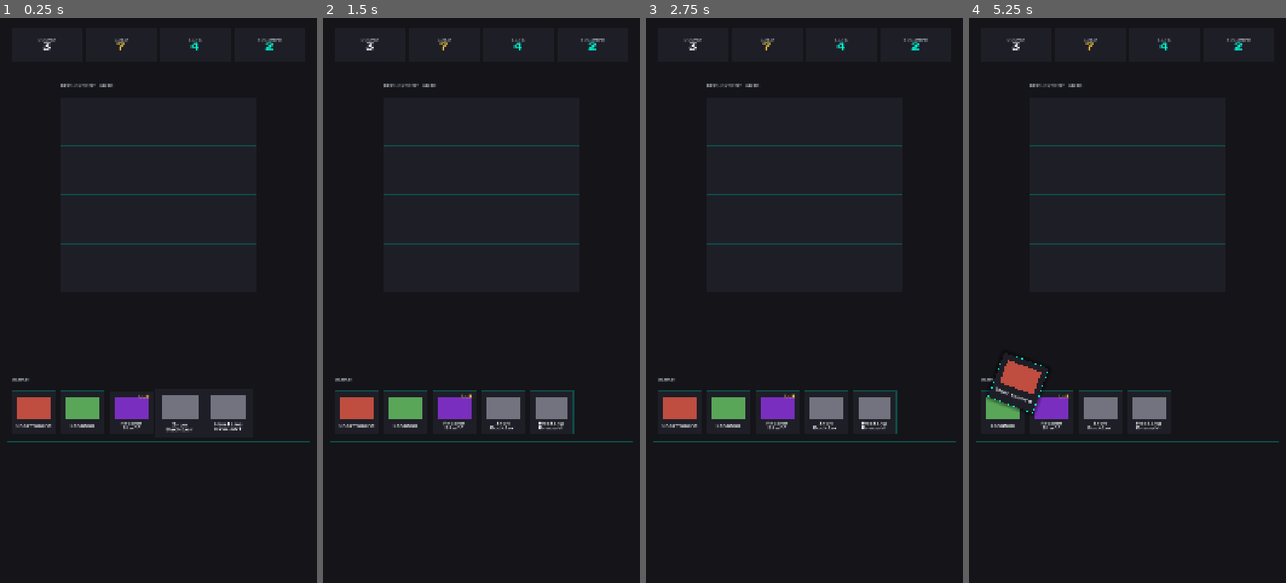
Above: before the commit, frames 1-4 (left to right).
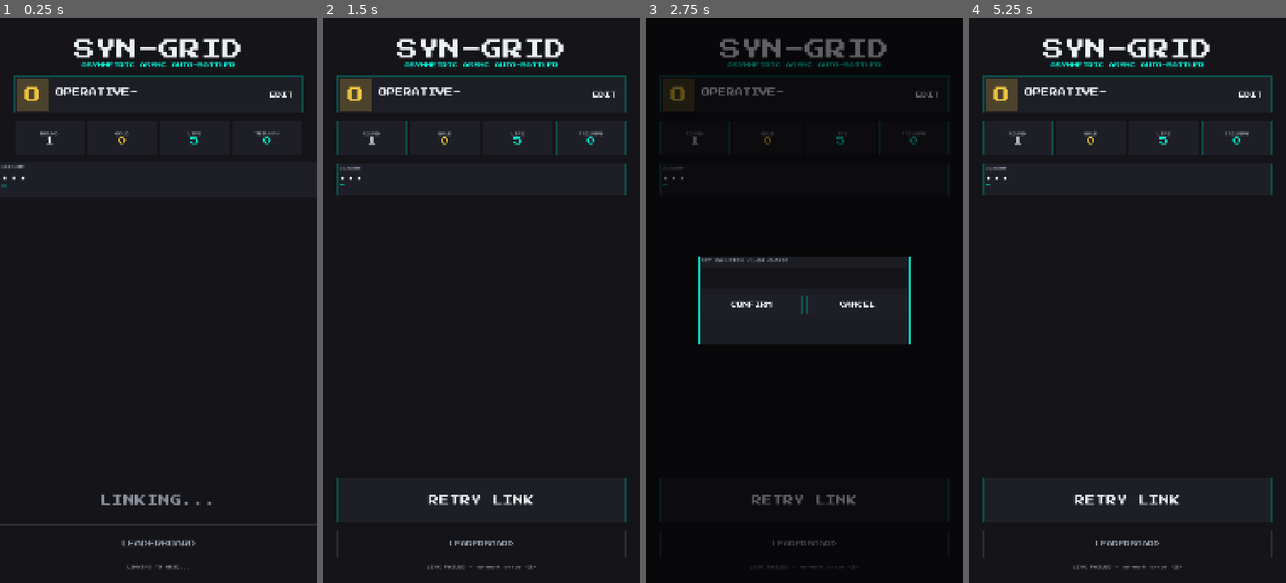
Above: after the commit, the same moments.

Repository: nomotomo/syn-grid-client
Game: Godot game, scene res://scenes/main_menu/MainMenu.tscn
The game is run twice, just before and just after one commit, with the same random seed, the same clock (stepped at 60 frames per second) and the same inputs. Before the commit the project starts from res://scenes/grid_prep/GridPrepPreviewHarness.tscn. Sound files missing from this copy of the repository are replaced by a short silence.
Inputs (mouse positions are in pixels of both pictures, inside the frame that each line leads up to):
- Up to frame 1 (0.25 s): no input
- Up to frame 2 (1.5 s): click (605, 97) at 0.5 s, where only the run after the commit has a clickable "EDIT"; click (535, 306) at 1.25 s, where only the run after the commit has a clickable "CANCEL"
- Up to frame 3 (2.75 s): click (928, 97) at 2 s, where only the run after the commit has a clickable "EDIT"
- Up to frame 4 (5.25 s): click (1073, 306) at 2.75 s, where only the run after the commit has a clickable "CONFIRM"; click (1251, 97) at 3.5 s, where only the run after the commit has a clickable "EDIT"; click (1073, 306) at 4.25 s, where only the run after the commit has a clickable "CONFIRM"; tap Enter at 5 s; drag from (1003, 413) to (1159, 176) at 5.02 s

The runs differ from the first frame. In frame 1, 7.4% of the frame differs, in the area x 0-100%, y 3-98%; in frame 2, 7.5%; in frame 3, 21%, in the area x 2-98%, y 1-98%; in frame 4, 7.3%.

Commit message:
feat(c3): main menu hub with session boot and GameState hydration
- MainMenu scene: bento layout with title block, player identity card,
  StatsHud strip, season rank card, and staggered elastic entry cascade
  per juice contract section 2 (no linear tweens anywhere)
- Session boot: persisted device UUID (user://device_id.txt), authenticate
  on ready, hydrate gold/token from response (int64-as-string handled),
  then fetch profile + active season; failed link degrades to RETRY
- Callsign popover: glassmorphic (permitted impermanent popover, contract
  section 1) update_profile round-trip with server re-read on confirm
- GameState: device id persistence, hydrate_from_auth, profile/season state
- ThemeBuilder: TitleLabel variation, Button disabled + LineEdit styling
- MainMenuPreviewHarness: offline fake-response screenshot mode plus
  SYNGRID_LIVE=1 real-server verification mode; verified both (live run
  authenticated, hydrated 10 gold, persisted same device id across runs)
- project.godot: main scene is now MainMenu

Diff:
--- a/project.godot
+++ b/project.godot
@@ -18,7 +18,7 @@
 config/description="Asymmetric asynchronous inventory management auto-battler"
 config/version="0.1.0"
 config/tags=PackedStringArray("mobile", "strategy", "auto-battler")
-run/main_scene="res://scenes/grid_prep/GridPrepPreviewHarness.tscn"
+run/main_scene="res://scenes/main_menu/MainMenu.tscn"
 config/features=PackedStringArray("4.7", "Mobile")
 config/icon="res://assets/sprites/ui/icon.svg"
 
--- /dev/null
+++ b/scenes/main_menu/MainMenu.gd
@@ -0,0 +1,280 @@
+class_name MainMenu
+extends Control
+
+# C3: Main Menu / Hub - bento layout, player stats card, season rank
+# (juice_manual.md screens table). Boots the session: authenticate with the
+# persisted device_id, hydrate GameState, then fetch profile + season.
+# Section 1 governs layout (opaque panels behind live numbers; the callsign
+# popover is the one permitted glassmorphic surface). Section 2 governs every
+# tween. No game logic lives here - all values render straight from server
+# responses.
+
+const GRID_PREP_SCENE_PATH: String = "res://scenes/grid_prep/GridPrepScene.tscn"
+
+# Entry cascade (contract section 2 card-pop rhythm, applied to bento panels).
+@export var entry_pop_duration: float = 0.12
+@export var entry_settle_duration: float = 0.06
+@export var entry_stagger_interval: float = 0.04
+
+# Button press feedback - squish then overshoot release, never linear.
+@export var press_squish_scale: float = 0.94
+@export var press_squish_duration: float = 0.05
+@export var press_release_duration: float = 0.10
+
+# Callsign popover pop-in/out.
+@export var popover_pop_duration: float = 0.16
+@export var popover_close_duration: float = 0.12
+
+@onready var _background: ColorRect = %Background
+@onready var _title_block: VBoxContainer = %TitleBlock
+@onready var _subtitle_label: Label = %SubtitleLabel
+@onready var _player_card: PanelContainer = %PlayerCard
+@onready var _avatar_rect: ColorRect = %AvatarRect
+@onready var _avatar_initial: Label = %AvatarInitial
+@onready var _name_label: Label = %NameLabel
+@onready var _player_id_label: Label = %PlayerIdLabel
+@onready var _edit_name_button: Button = %EditNameButton
+@onready var _stats_hud: StatsHud = %StatsHud
+@onready var _season_card: PanelContainer = %SeasonCard
+@onready var _season_name: Label = %SeasonName
+@onready var _season_rank: Label = %SeasonRank
+@onready var _season_countdown: Label = %SeasonCountdown
+@onready var _play_button: Button = %PlayButton
+@onready var _leaderboard_button: Button = %LeaderboardButton
+@onready var _status_label: Label = %StatusLabel
+@onready var _popover_backdrop: ColorRect = %PopoverBackdrop
+@onready var _name_popover: PanelContainer = %NameEditPopover
+@onready var _name_edit: LineEdit = %NameEdit
+@onready var _confirm_name_button: Button = %ConfirmNameButton
+@onready var _cancel_name_button: Button = %CancelNameButton
+@onready var _season_timer: Timer = %SeasonTimer
+
+var _authenticated: bool = false
+var _popover_tween: Tween = null
+
+func _ready() -> void:
+	theme = ThemeBuilder.get_theme()
+	_background.color = SynGridPalette.PANEL_BG
+	_subtitle_label.add_theme_color_override("font_color", SynGridPalette.ACCENT_TEAL)
+	_season_rank.add_theme_color_override("font_color", SynGridPalette.ACCENT_TEAL)
+	# Glass is permitted here: the callsign popover is an impermanent popover
+	# with no live numeric values on it (contract section 1).
+	_name_popover.add_theme_stylebox_override("panel", ThemeBuilder.build_panel_style(
+		SynGridPalette.BORDER_ACTIVE, Color(0.12, 0.12, 0.15, 0.88)))
+
+	ApiClient.authenticate_completed.connect(_on_authenticate_completed)
+	ApiClient.authenticate_failed.connect(_on_authenticate_failed)
+	ApiClient.get_profile_completed.connect(_on_get_profile_completed)
+	ApiClient.get_profile_failed.connect(_on_get_profile_failed)
+	ApiClient.get_active_season_completed.connect(_on_get_active_season_completed)
+	ApiClient.get_active_season_failed.connect(_on_get_active_season_failed)
+	ApiClient.update_profile_completed.connect(_on_update_profile_completed)
+	ApiClient.update_profile_failed.connect(_on_update_profile_failed)
+
+	_play_button.pressed.connect(_on_play_pressed)
+	_edit_name_button.pressed.connect(_on_edit_name_pressed)
+	_confirm_name_button.pressed.connect(_on_confirm_name_pressed)
+	_cancel_name_button.pressed.connect(func() -> void: _close_name_popover())
+	_name_edit.text_submitted.connect(func(_text: String) -> void: _on_confirm_name_pressed())
+	_popover_backdrop.gui_input.connect(_on_backdrop_input)
+	_season_timer.timeout.connect(_update_season_countdown)
+
+	_refresh_identity()
+	_stats_hud.refresh()
+	await _play_entry_cascade()
+	AudioManager.play_prep_bgm()
+	_begin_session()
+
+# -- Session boot / hydration --
+
+func _begin_session() -> void:
+	_set_status("LINKING TO GRID...")
+	_play_button.disabled = true
+	_play_button.text = "LINKING..."
+	ApiClient.authenticate(GameState.get_or_create_device_id())
+
+func _on_authenticate_completed(data: Dictionary) -> void:
+	GameState.hydrate_from_auth(data)
+	_authenticated = true
+	_stats_hud.refresh()
+	_refresh_identity()
+	_set_status("LINK ESTABLISHED")
+	_play_button.disabled = false
+	_play_button.text = "ENTER THE GRID"
+	_play_panel_pop(_play_button, 0)
+	ApiClient.get_profile()
+	ApiClient.get_active_season()
+
+func _on_authenticate_failed(code: int, reason: String) -> void:
+	_authenticated = false
+	_set_status("LINK FAILED - %s (%s)" % [reason, str(code)])
+	_play_button.disabled = false
+	_play_button.text = "RETRY LINK"
+
+# -- Profile --
+
+func _on_get_profile_completed(data: Dictionary) -> void:
+	GameState.display_name = String(data.get("display_name", ""))
+	GameState.avatar_id = String(data.get("avatar_id", ""))
+	_refresh_identity()
+
+func _on_get_profile_failed(_code: int, _reason: String) -> void:
+	_refresh_identity()
+
+func _refresh_identity() -> void:
+	var shown_name := GameState.display_name
+	if shown_name == "":
+		shown_name = "OPERATIVE-%s" % GameState.player_id.substr(0, 8).to_upper()
+	if _name_label.text != shown_name:
+		_name_label.text = shown_name
+		_play_panel_pop(_name_label, 0)
+	_player_id_label.text = GameState.player_id
+	_avatar_initial.text = shown_name.substr(0, 1).to_upper()
+	var tints: Array[Color] = [SynGridPalette.ACCENT_TEAL, SynGridPalette.ACCENT_PURPLE, SynGridPalette.GOLD]
+	var tint: Color = tints[abs(hash(GameState.avatar_id + shown_name)) % tints.size()]
+	_avatar_rect.color = Color(tint.r, tint.g, tint.b, 0.22)
+	_avatar_initial.add_theme_color_override("font_color", tint)
+
+# -- Season --
+
+func _on_get_active_season_completed(data: Dictionary) -> void:
+	GameState.season = {
+		"season_id": int(data.get("season_id", 0)),
+		"name": String(data.get("name", "")),
+		"ends_at_unix": int(str(data.get("ends_at_unix", "0"))),
+		"caller_rank": int(str(data.get("caller_rank", "0"))),
+	}
+	_season_name.text = String(GameState.season["name"]).to_upper()
+	var rank: int = GameState.season["caller_rank"]
+	_season_rank.text = ("RANK #%d" % rank) if rank > 0 else "UNRANKED"
+	_play_panel_pop(_season_name, 0)
+	_update_season_countdown()
+	_season_timer.start()
+
+func _on_get_active_season_failed(code: int, _reason: String) -> void:
+	GameState.season = {}
+	_season_name.text = "NO ACTIVE SEASON" if code == 404 else "SEASON LINK DOWN"
+	_season_rank.text = "-"
+	_season_countdown.text = ""
+	_season_timer.stop()
+
+func _update_season_countdown() -> void:
+	var ends_at: int = int(GameState.season.get("ends_at_unix", 0))
+	var remaining := ends_at - int(Time.get_unix_time_from_system())
+	if remaining <= 0:
+		_season_countdown.text = "SEASON ENDED"
+		_season_timer.stop()
+		return
+	var days := remaining / 86400
+	var hours := (remaining % 86400) / 3600
+	var minutes := (remaining % 3600) / 60
+	var seconds := remaining % 60
+	if days > 0:
+		_season_countdown.text = "ENDS IN %dD %02dH %02dM" % [days, hours, minutes]
+	else:
+		_season_countdown.text = "ENDS IN %02d:%02d:%02d" % [hours, minutes, seconds]
+
+# -- Callsign popover (update_profile round-trip) --
+
+func _on_edit_name_pressed() -> void:
+	_pulse(_edit_name_button)
+	_open_name_popover()
+
+func _open_name_popover() -> void:
+	_popover_backdrop.visible = true
+	_name_popover.visible = true
+	_name_edit.text = GameState.display_name
+	_name_popover.pivot_offset = _name_popover.size / 2.0
+	_kill_popover_tween()
+	_name_popover.scale = Vector2.ZERO
+	_popover_tween = create_tween()
+	_popover_tween.tween_property(_name_popover, "scale", Vector2(1.05, 1.05), popover_pop_duration) \
+		.set_ease(Tween.EASE_OUT).set_trans(Tween.TRANS_ELASTIC)
+	_popover_tween.tween_property(_name_popover, "scale", Vector2.ONE, entry_settle_duration) \
+		.set_ease(Tween.EASE_IN_OUT).set_trans(Tween.TRANS_BACK)
+	_name_edit.grab_focus()
+	_name_edit.caret_column = _name_edit.text.length()
+
+func _close_name_popover() -> void:
+	_kill_popover_tween()
+	_popover_tween = create_tween()
+	_popover_tween.tween_property(_name_popover, "scale", Vector2.ZERO, popover_close_duration) \
+		.set_ease(Tween.EASE_IN).set_trans(Tween.TRANS_BACK)
+	_popover_tween.tween_callback(func() -> void:
+		_name_popover.visible = false
+		_popover_backdrop.visible = false)
+
+func _on_confirm_name_pressed() -> void:
+	var new_name := _name_edit.text.strip_edges()
+	if new_name == "" or new_name == GameState.display_name:
+		_close_name_popover()
+		return
+	_confirm_name_button.disabled = true
+	ApiClient.update_profile(new_name, "")
+
+func _on_update_profile_completed(_data: Dictionary) -> void:
+	_confirm_name_button.disabled = false
+	_close_name_popover()
+	# Re-read from the server rather than trusting local text - the server may
+	# have rejected/normalised the name (1-24 chars, restricted charset).
+	ApiClient.get_profile()
+
+func _on_update_profile_failed(_code: int, reason: String) -> void:
+	_confirm_name_button.disabled = false
+	_set_status("CALLSIGN REJECTED - %s" % reason)
+
+func _on_backdrop_input(event: InputEvent) -> void:
+	if event is InputEventMouseButton and event.pressed:
+		_close_name_popover()
+
+# -- Navigation --
+
+func _on_play_pressed() -> void:
+	if not _authenticated:
+		_pulse(_play_button)
+		_begin_session()
+		return
+	await _pulse(_play_button).finished
+	get_tree().change_scene_to_file(GRID_PREP_SCENE_PATH)
+
+# -- Juice helpers (contract section 2) --
+
+# Bento reveal: every panel pops in with the shop-card cascade rhythm.
+func _play_entry_cascade() -> void:
+	var panels: Array[Control] = [_title_block, _player_card, _stats_hud,
+		_season_card, _play_button, _leaderboard_button]
+	for panel in panels:
+		panel.scale = Vector2.ZERO
+	# One frame so container layout assigns sizes; pivots must be centred or
+	# the pops look lopsided.
+	await get_tree().process_frame
+	for i in panels.size():
+		_play_panel_pop(panels[i], i)
+	await get_tree().create_timer(
+		panels.size() * entry_stagger_interval + entry_pop_duration + entry_settle_duration).timeout
+
+func _play_panel_pop(panel: Control, stagger_idx: int) -> void:
+	panel.pivot_offset = panel.size / 2.0
+	panel.scale = Vector2.ZERO
+	var tw := create_tween()
+	tw.tween_interval(stagger_idx * entry_stagger_interval)
+	tw.tween_property(panel, "scale", Vector2(1.1, 1.1), entry_pop_duration) \
+		.set_ease(Tween.EASE_OUT).set_trans(Tween.TRANS_ELASTIC)
+	tw.tween_property(panel, "scale", Vector2.ONE, entry_settle_duration) \
+		.set_ease(Tween.EASE_IN_OUT).set_trans(Tween.TRANS_BACK)
+
+func _pulse(control: Control) -> Tween:
+	control.pivot_offset = control.size / 2.0
+	var tw := create_tween()
+	tw.tween_property(control, "scale", Vector2(press_squish_scale, press_squish_scale),
+		press_squish_duration).set_ease(Tween.EASE_OUT).set_trans(Tween.TRANS_QUAD)
+	tw.tween_property(control, "scale", Vector2.ONE, press_release_duration) \
+		.set_ease(Tween.EASE_OUT).set_trans(Tween.TRANS_BACK)
+	return tw
+
+func _set_status(text: String) -> void:
+	_status_label.text = text
+
+func _kill_popover_tween() -> void:
+	if _popover_tween != null and _popover_tween.is_valid():
+		_popover_tween.kill()
--- /dev/null
+++ b/scenes/main_menu/MainMenu.tscn
@@ -0,0 +1,195 @@
+[gd_scene load_steps=3 format=3]
+
+[ext_resource type="Script" path="res://scenes/main_menu/MainMenu.gd" id="1"]
+[ext_resource type="PackedScene" path="res://scenes/ui/StatsHud.tscn" id="2"]
+
+[node name="MainMenu" type="Control"]
+anchor_right = 1.0
+anchor_bottom = 1.0
+script = ExtResource("1")
+
+[node name="Background" type="ColorRect" parent="."]
+unique_name_in_owner = true
+mouse_filter = 2
+anchor_right = 1.0
+anchor_bottom = 1.0
+color = Color(0.08, 0.08, 0.1, 1)
+
+[node name="Margin" type="MarginContainer" parent="."]
+anchor_right = 1.0
+anchor_bottom = 1.0
+theme_override_constants/margin_left = 48
+theme_override_constants/margin_top = 72
+theme_override_constants/margin_right = 48
+theme_override_constants/margin_bottom = 48
+
+[node name="Layout" type="VBoxContainer" parent="Margin"]
+theme_override_constants/separation = 28
+
+[node name="TitleBlock" type="VBoxContainer" parent="Margin/Layout"]
+unique_name_in_owner = true
+theme_override_constants/separation = 8
+
+[node name="TitleLabel" type="Label" parent="Margin/Layout/TitleBlock"]
+theme_type_variation = &"TitleLabel"
+horizontal_alignment = 1
+text = "SYN-GRID"
+
+[node name="SubtitleLabel" type="Label" parent="Margin/Layout/TitleBlock"]
+unique_name_in_owner = true
+theme_override_font_sizes/font_size = 18
+horizontal_alignment = 1
+text = "ASYMMETRIC ASYNC AUTO-BATTLER"
+
+[node name="PlayerCard" type="PanelContainer" parent="Margin/Layout"]
+unique_name_in_owner = true
+
+[node name="HBox" type="HBoxContainer" parent="Margin/Layout/PlayerCard"]
+theme_override_constants/separation = 24
+
+[node name="AvatarRect" type="ColorRect" parent="Margin/Layout/PlayerCard/HBox"]
+unique_name_in_owner = true
+custom_minimum_size = Vector2(110, 110)
+mouse_filter = 2
+color = Color(0, 0.96, 0.83, 0.22)
+
+[node name="AvatarInitial" type="Label" parent="Margin/Layout/PlayerCard/HBox/AvatarRect"]
+unique_name_in_owner = true
+anchor_right = 1.0
+anchor_bottom = 1.0
+theme_override_font_sizes/font_size = 56
+horizontal_alignment = 1
+vertical_alignment = 1
+text = "?"
+
+[node name="IdentityBox" type="VBoxContainer" parent="Margin/Layout/PlayerCard/HBox"]
+size_flags_horizontal = 3
+alignment = 1
+theme_override_constants/separation = 6
+
+[node name="NameLabel" type="Label" parent="Margin/Layout/PlayerCard/HBox/IdentityBox"]
+unique_name_in_owner = true
+theme_type_variation = &"HudValueLabel"
+text = "OPERATIVE"
+
+[node name="PlayerIdLabel" type="Label" parent="Margin/Layout/PlayerCard/HBox/IdentityBox"]
+unique_name_in_owner = true
+theme_type_variation = &"CaptionLabel"
+text = ""
+text_overrun_behavior = 3
+
+[node name="EditNameButton" type="Button" parent="Margin/Layout/PlayerCard/HBox"]
+unique_name_in_owner = true
+custom_minimum_size = Vector2(130, 64)
+size_flags_vertical = 4
+theme_override_font_sizes/font_size = 20
+text = "EDIT"
+
+[node name="StatsHud" parent="Margin/Layout" instance=ExtResource("2")]
+unique_name_in_owner = true
+custom_minimum_size = Vector2(0, 116)
+
+[node name="SeasonCard" type="PanelContainer" parent="Margin/Layout"]
+unique_name_in_owner = true
+
+[node name="VBox" type="VBoxContainer" parent="Margin/Layout/SeasonCard"]
+theme_override_constants/separation = 8
+
+[node name="SeasonCaption" type="Label" parent="Margin/Layout/SeasonCard/VBox"]
+theme_type_variation = &"HudTitleLabel"
+text = "SEASON"
+
+[node name="SeasonName" type="Label" parent="Margin/Layout/SeasonCard/VBox"]
+unique_name_in_owner = true
+theme_type_variation = &"HudValueLabel"
+text = "..."
+
+[node name="SeasonRank" type="Label" parent="Margin/Layout/SeasonCard/VBox"]
+unique_name_in_owner = true
+theme_type_variation = &"CaptionLabel"
+theme_override_font_sizes/font_size = 18
+text = "-"
+
+[node name="SeasonCountdown" type="Label" parent="Margin/Layout/SeasonCard/VBox"]
+unique_name_in_owner = true
+theme_type_variation = &"CaptionLabel"
+text = ""
+
+[node name="SpacerA" type="Control" parent="Margin/Layout"]
+size_flags_vertical = 3
+mouse_filter = 2
+
+[node name="PlayButton" type="Button" parent="Margin/Layout"]
+unique_name_in_owner = true
+custom_minimum_size = Vector2(0, 150)
+theme_override_font_sizes/font_size = 36
+disabled = true
+text = "LINKING..."
+
+[node name="LeaderboardButton" type="Button" parent="Margin/Layout"]
+unique_name_in_owner = true
+custom_minimum_size = Vector2(0, 90)
+theme_override_font_sizes/font_size = 20
+disabled = true
+text = "LEADERBOARD"
+
+[node name="StatusLabel" type="Label" parent="Margin/Layout"]
+unique_name_in_owner = true
+theme_type_variation = &"CaptionLabel"
+horizontal_alignment = 1
+text = "LINKING TO GRID..."
+
+[node name="PopoverBackdrop" type="ColorRect" parent="."]
+unique_name_in_owner = true
+visible = false
+anchor_right = 1.0
+anchor_bottom = 1.0
+color = Color(0, 0, 0, 0.6)
+
+[node name="NameEditPopover" type="PanelContainer" parent="."]
+unique_name_in_owner = true
+visible = false
+anchor_left = 0.5
+anchor_top = 0.5
+anchor_right = 0.5
+anchor_bottom = 0.5
+offset_left = -360.0
+offset_top = -150.0
+offset_right = 360.0
+offset_bottom = 150.0
+grow_horizontal = 2
+grow_vertical = 2
+
+[node name="VBox" type="VBoxContainer" parent="NameEditPopover"]
+theme_override_constants/separation = 20
+
+[node name="PopoverCaption" type="Label" parent="NameEditPopover/VBox"]
+theme_type_variation = &"CaptionLabel"
+text = "SET CALLSIGN (1-24 CHARS)"
+
+[node name="NameEdit" type="LineEdit" parent="NameEditPopover/VBox"]
+unique_name_in_owner = true
+custom_minimum_size = Vector2(0, 72)
+theme_override_font_sizes/font_size = 24
+max_length = 24
+
+[node name="ButtonsRow" type="HBoxContainer" parent="NameEditPopover/VBox"]
+theme_override_constants/separation = 16
+
+[node name="ConfirmNameButton" type="Button" parent="NameEditPopover/VBox/ButtonsRow"]
+unique_name_in_owner = true
+custom_minimum_size = Vector2(0, 64)
+size_flags_horizontal = 3
+theme_override_font_sizes/font_size = 20
+text = "CONFIRM"
+
+[node name="CancelNameButton" type="Button" parent="NameEditPopover/VBox/ButtonsRow"]
+unique_name_in_owner = true
+custom_minimum_size = Vector2(0, 64)
+size_flags_horizontal = 3
+theme_override_font_sizes/font_size = 20
+text = "CANCEL"
+
+[node name="SeasonTimer" type="Timer" parent="."]
+unique_name_in_owner = true
+wait_time = 1.0
--- /dev/null
+++ b/scenes/main_menu/MainMenuPreviewHarness.gd
@@ -0,0 +1,73 @@
+extends Control
+
+# Dev-only: instances MainMenu for F6 preview and scripted screenshot checks
+# (same pattern as GridPrepPreviewHarness). Not one of the six production screens.
+#
+# Modes (both save a PNG then quit):
+#   SYNGRID_SCREENSHOT=/path/out.png                  - offline: injects fake
+#       auth/profile/season responses so the full hydrated layout renders
+#       with no Go server.
+#   SYNGRID_SCREENSHOT=/path/out.png SYNGRID_LIVE=1   - live: real server on
+#       ApiClient.base_url hydrates the menu end-to-end.
+
+var _menu: MainMenu
+
+func _ready() -> void:
+	var menu_scene: PackedScene = preload("res://scenes/main_menu/MainMenu.tscn")
+	_menu = menu_scene.instantiate()
+	add_child(_menu)
+
+	var screenshot_path := OS.get_environment("SYNGRID_SCREENSHOT")
+	if screenshot_path == "":
+		return
+	if OS.get_environment("SYNGRID_LIVE") == "1":
+		_run_live_verify(screenshot_path)
+	else:
+		_run_offline_verify(screenshot_path)
+
+func _run_offline_verify(screenshot_path: String) -> void:
+	# The menu's _ready fired a real authenticate at a server that isn't
+	# there - unhook the failure handlers so the injected happy-path state
+	# isn't overwritten when those requests come back dead.
+	ApiClient.authenticate_failed.disconnect(_menu._on_authenticate_failed)
+	ApiClient.get_profile_failed.disconnect(_menu._on_get_profile_failed)
+	ApiClient.get_active_season_failed.disconnect(_menu._on_get_active_season_failed)
+	# Let the entry cascade settle.
+	for _i in 50:
+		await get_tree().process_frame
+	_menu._on_authenticate_completed({
+		"token": "preview-token",
+		"expires_at_unix": "9999999999",
+		"gold_balance": 14,
+	})
+	_menu._on_get_profile_completed({
+		"player_id": GameState.player_id,
+		"display_name": "NightOwl",
+		"avatar_id": "avatar_02",
+	})
+	_menu._on_get_active_season_completed({
+		"season_id": 1,
+		"name": "Season of Embers",
+		"ends_at_unix": str(int(Time.get_unix_time_from_system()) + 3 * 86400 + 4 * 3600),
+		"caller_rank": "5",
+	})
+	for _i in 40:
+		await get_tree().process_frame
+	_save_and_quit(screenshot_path)
+
+func _run_live_verify(screenshot_path: String) -> void:
+	# Three real round-trips (auth, then profile + season) at ~2s worth of frames.
+	for _i in 120:
+		await get_tree().process_frame
+	print("live-verify: player_id=", GameState.player_id)
+	print("live-verify: token_len=", GameState.token.length(),
+		" gold=", GameState.gold,
+		" display_name=", GameState.display_name)
+	print("live-verify: status=", _menu.get_node("%StatusLabel").text)
+	_save_and_quit(screenshot_path)
+
+func _save_and_quit(screenshot_path: String) -> void:
+	var image := get_viewport().get_texture().get_image()
+	image.save_png(screenshot_path)
+	print("auto-verify: screenshot saved to ", screenshot_path)
+	get_tree().quit()
--- /dev/null
+++ b/scenes/main_menu/MainMenuPreviewHarness.tscn
@@ -0,0 +1,8 @@
+[gd_scene load_steps=2 format=3]
+
+[ext_resource type="Script" path="res://scenes/main_menu/MainMenuPreviewHarness.gd" id="1"]
+
+[node name="MainMenuPreviewHarness" type="Control"]
+anchor_right = 1.0
+anchor_bottom = 1.0
+script = ExtResource("1")
--- a/scripts/autoloads/GameState.gd
+++ b/scripts/autoloads/GameState.gd
@@ -1,9 +1,20 @@
 extends Node
+
+# Stable device identity file - written once on first launch, reused forever.
+# The server treats device_id as the player's permanent identity (api_contract.md).
+const DEVICE_ID_PATH: String = "user://device_id.txt"
 
 # Session identity
 var token: String = ""
 var player_id: String = ""
 var token_expires_at: int = 0
+
+# Profile (server-authoritative via GetProfile)
+var display_name: String = ""
+var avatar_id: String = ""
+
+# Active season snapshot (empty when no active season / no database)
+var season: Dictionary = {}
 
 # Round state (authoritative after each server response)
 var current_round: int = 1
@@ -25,6 +36,38 @@
 
 func is_authenticated() -> bool:
 	return token != "" and Time.get_unix_time_from_system() < token_expires_at - 300
+
+# Returns the persisted device UUID, creating and saving one on first launch.
+func get_or_create_device_id() -> String:
+	if player_id != "":
+		return player_id
+	if FileAccess.file_exists(DEVICE_ID_PATH):
+		var file := FileAccess.open(DEVICE_ID_PATH, FileAccess.READ)
+		if file != null:
+			var saved := file.get_as_text().strip_edges()
+			if saved != "":
+				player_id = saved
+				return player_id
+	player_id = _generate_uuid_v4()
+	var out := FileAccess.open(DEVICE_ID_PATH, FileAccess.WRITE)
+	if out != null:
+		out.store_string(player_id)
+	return player_id
+
+# Applies an AuthenticateResponse. int64 fields arrive as JSON strings from
+# grpc-gateway (api_contract.md), so convert via str() -> int().
+func hydrate_from_auth(data: Dictionary) -> void:
+	token = String(data.get("token", ""))
+	token_expires_at = int(str(data.get("expires_at_unix", "0")))
+	gold = int(data.get("gold_balance", 0))
+
+func _generate_uuid_v4() -> String:
+	var bytes := Crypto.new().generate_random_bytes(16)
+	bytes[6] = (bytes[6] & 0x0F) | 0x40
+	bytes[8] = (bytes[8] & 0x3F) | 0x80
+	var hex := bytes.hex_encode()
+	return "%s-%s-%s-%s-%s" % [hex.substr(0, 8), hex.substr(8, 4),
+		hex.substr(12, 4), hex.substr(16, 4), hex.substr(20, 12)]
 
 func reset_for_new_round() -> void:
 	# Return all equipped items to bench at round start.
--- a/scripts/ui/ThemeBuilder.gd
+++ b/scripts/ui/ThemeBuilder.gd
@@ -24,6 +24,7 @@
 	"CaptionLabel":   [12, SynGridPalette.TEXT_DIM],
 	"HudTitleLabel":  [12, SynGridPalette.TEXT_DIM],
 	"HudValueLabel":  [28, SynGridPalette.TEXT_PRIMARY],
+	"TitleLabel":     [72, SynGridPalette.TEXT_PRIMARY],
 }
 
 static var _cached_theme: Theme = null
@@ -70,9 +71,19 @@
 		build_panel_style(SynGridPalette.BORDER_ACTIVE, SynGridPalette.PANEL_BG_ELEVATED))
 	theme.set_stylebox("pressed", "Button",
 		build_panel_style(SynGridPalette.ACCENT_PURPLE, SynGridPalette.PANEL_BG_ELEVATED))
+	theme.set_stylebox("disabled", "Button",
+		build_panel_style(Color(0.30, 0.32, 0.35, 0.4), SynGridPalette.PANEL_BG))
 	theme.set_color("font_color", "Button", SynGridPalette.TEXT_PRIMARY)
 	theme.set_color("font_hover_color", "Button", SynGridPalette.TEXT_PRIMARY)
 	theme.set_color("font_pressed_color", "Button", SynGridPalette.TEXT_PRIMARY)
+	theme.set_color("font_disabled_color", "Button", SynGridPalette.TEXT_DIM)
+
+	theme.set_stylebox("normal", "LineEdit",
+		build_panel_style(SynGridPalette.BORDER_DIM, SynGridPalette.PANEL_BG))
+	theme.set_stylebox("focus", "LineEdit",
+		build_panel_style(SynGridPalette.BORDER_ACTIVE, SynGridPalette.PANEL_BG))
+	theme.set_color("font_color", "LineEdit", SynGridPalette.TEXT_PRIMARY)
+	theme.set_color("caret_color", "LineEdit", SynGridPalette.ACCENT_TEAL)
 
 	theme.set_color("font_color", "Label", SynGridPalette.TEXT_PRIMARY)
 
Not shown, added: scenes/main_menu/MainMenu.gd.uid
Not shown, added: scenes/main_menu/MainMenuPreviewHarness.gd.uid
Not shown, added: tests/e2e_api_client.gd.uid
Not shown, changed: CLAUDE.md
